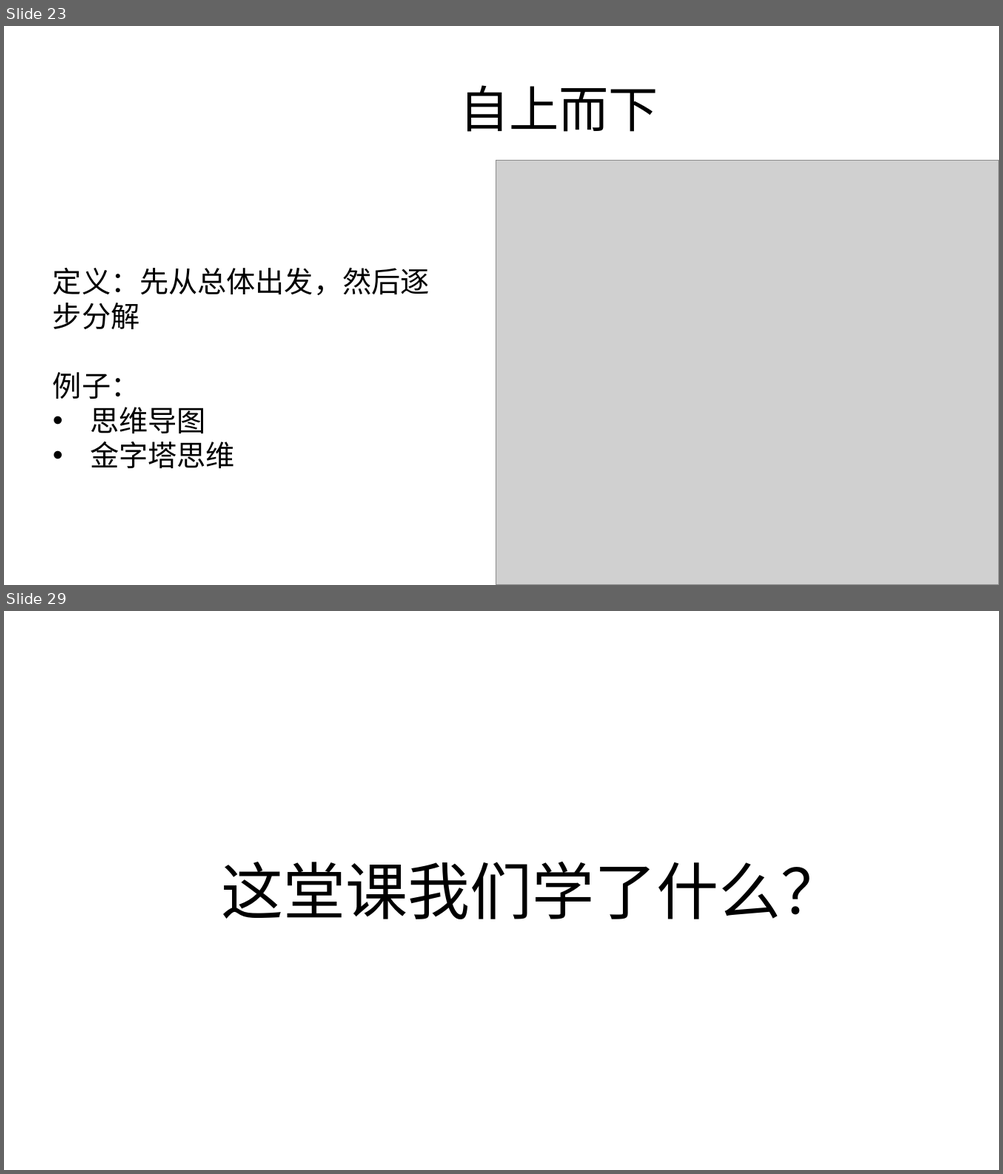
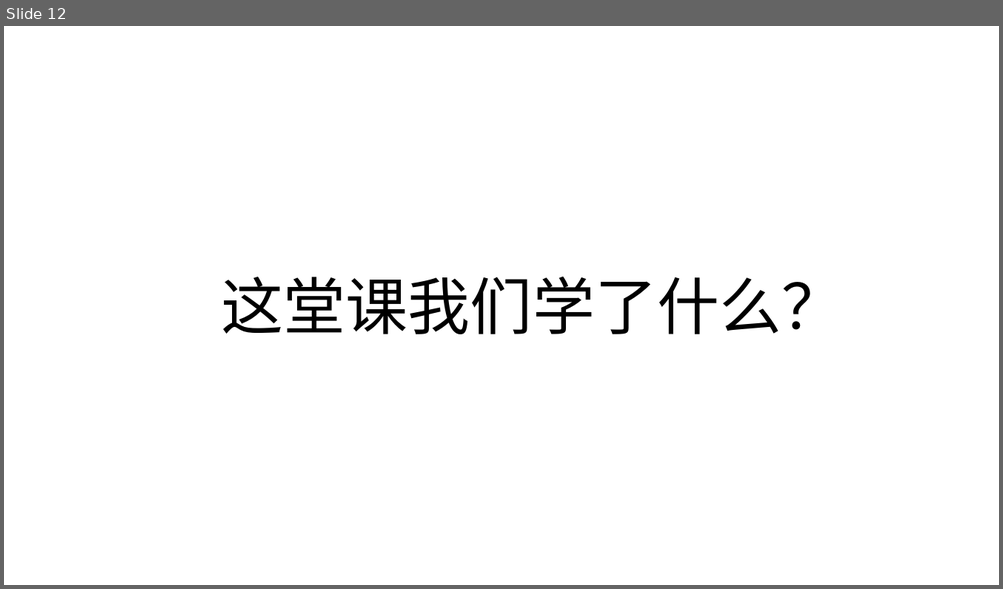
Before and after one commit to zjyesir/hmc_java_1, a slide deck: ppt/3 串.pptx. Shown one above the other, each under a label of ours: slides 23 and 29 before the commit, slide 12 after it; the slides between them are not shown. The pictures are 1003x1174 and 1003x589 pixels, drawn with LibreOffice and Linux fonts; fonts in the diff are those of the drawing; grey boxes stand for pictures; background and template pictures are left out. Boxes give left, top, right and bottom in pixels: in the first picture for what was removed or moved away, otherwise in the second. Text is boxed around its words. In the diff, an @@ line names an element or a change of style, - is before the commit and + after.

```diff
--- a/ppt/3 串.pptx
+++ b/ppt/3 串.pptx
@@ slide 23 removed at (4,26,999,585), background picture (left out) @@
@@ text removed at (459,85,658,132) @@
-自上而下
@@ picture removed at (496,161,999,585) @@
@@ text removed at (53,268,430,469) @@
-定义：先从总体出发，然后逐步分解
-例子：
-• 思维导图
-• 金字塔思维
@@ what was slide 29 is now slide 12 @@
```
Also in this commit, not shown: 5 slides changed, 5 slides added, 21 other slides removed, 2 other files.
